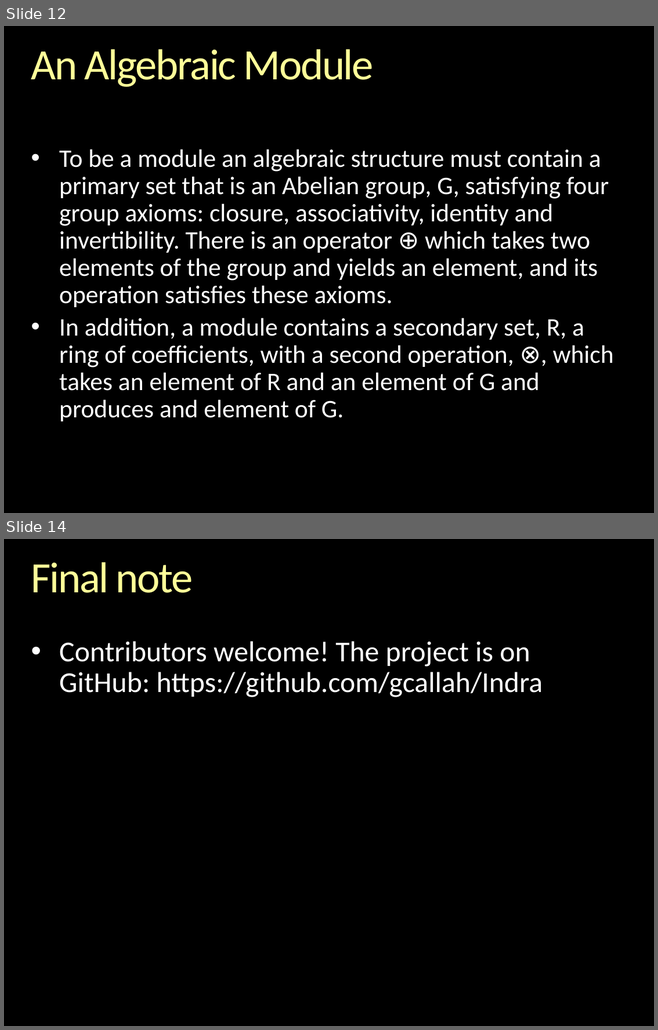
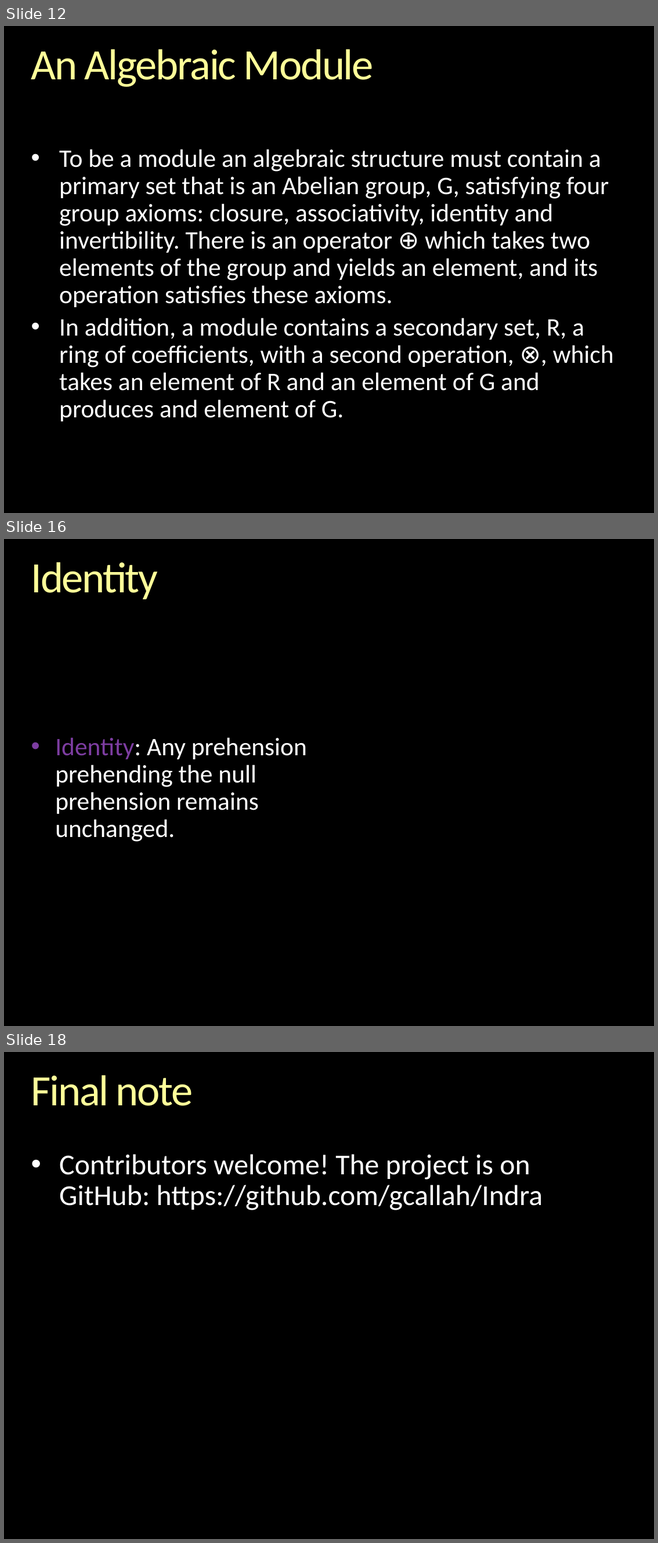
Before and after one commit to gcallah/indras_net, a slide deck: docs/ABMsAsAlgebraic.pptx. Shown one above the other, each under a label of ours: slides 12 and 14 before the commit, slides 12, 16 and 18 after it; the slides between them are not shown. The pictures are 658x1030 and 658x1543 pixels, drawn with LibreOffice and Linux fonts; fonts in the diff are those of the drawing; background and template pictures are left out. Boxes give left, top, right and bottom in pixels: in the first picture for what was removed or moved away, otherwise in the second. Text is boxed around its words. In the diff, an @@ line names an element or a change of style, - is before the commit and + after.

```diff
--- a/docs/ABMsAsAlgebraic.pptx
+++ b/docs/ABMsAsAlgebraic.pptx
@@ slide 16 added at [4,539,654,1026], background picture (left out) @@
@@ title added at [31,562,158,599], 48 pt, text gradient #FFFFB9 to #FFFF99 to #F6AE1E @@
+Identity
@@ text added at [55,737,307,842], 28 pt, text #FFFFFF @@
+• Identity: Any prehension prehending the null prehension remains unchanged.
@@ what was slide 14 is now slide 18 @@
```
Also in this commit, not shown: 1 slide changed, 3 other slides added, 1 other file.
